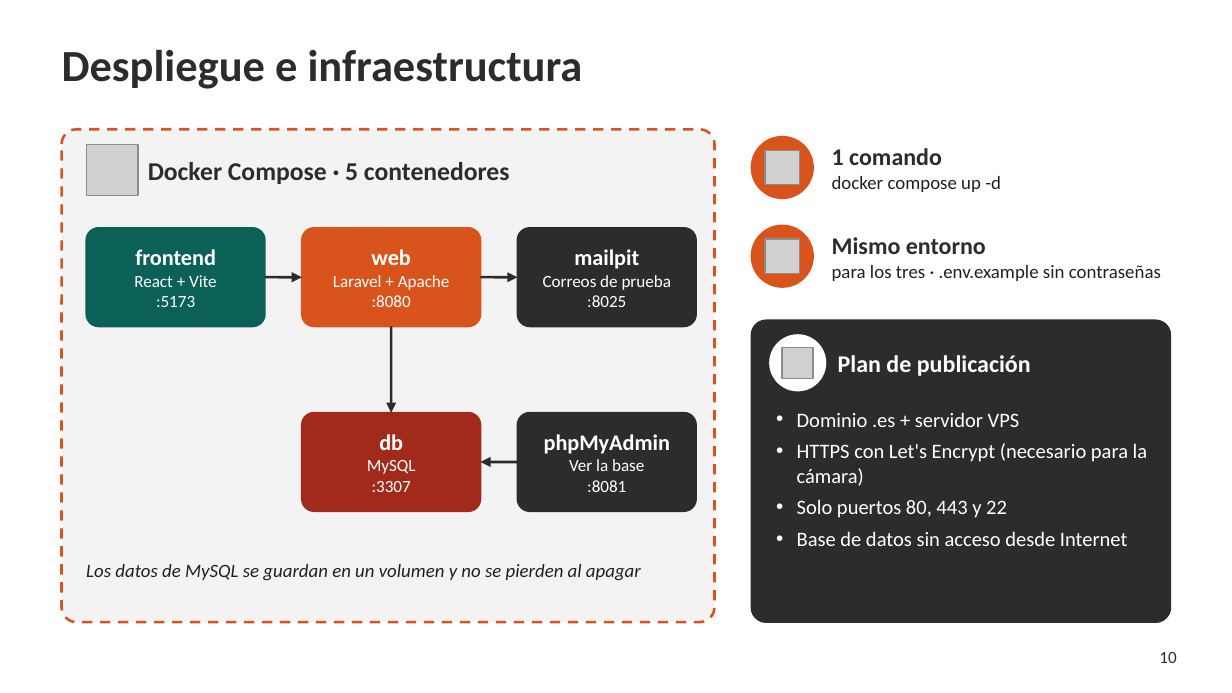
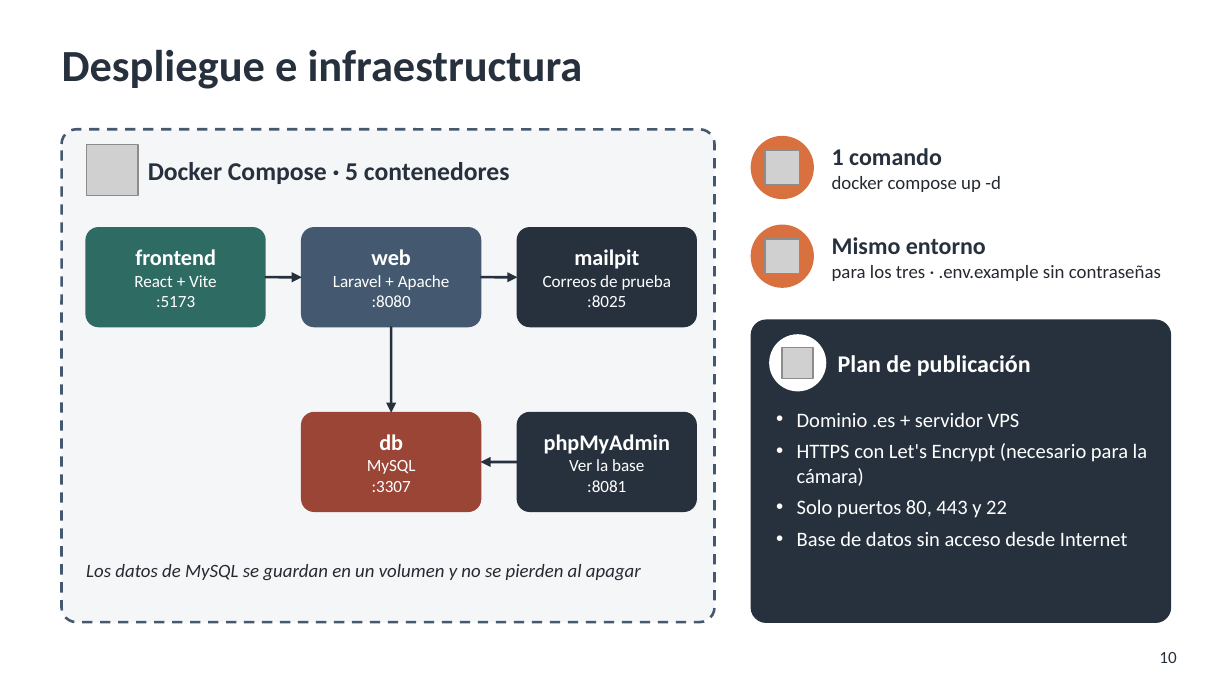
Before and after one commit to pablopedron/SABITECH, a slide deck: slide 10 of documents/Presentacion/07_2_DAW_Intermodular_1Evaluacion_SABITECH_WEB_Presentacion.pptx. Drawn at 1232x693 pixels with LibreOffice and Linux fonts; fonts in the diff are those of the drawing; grey boxes stand for pictures; background and template pictures are left out. Boxes give left, top, right and bottom in pixels: in the first picture for what was removed or moved away, otherwise in the second. Text is boxed around its words. In the diff, an @@ line names an element or a change of style, - is before the commit and + after.

```diff
--- a/documents/Presentacion/07_2_DAW_Intermodular_1Evaluacion_SABITECH_WEB_Presentacion.pptx
+++ b/documents/Presentacion/07_2_DAW_Intermodular_1Evaluacion_SABITECH_WEB_Presentacion.pptx
@@ rounded rectangle at bbox=[62, 129, 715, 622]: fill #F3F3F4 to #F4F6F8; outline #D9531C 1.5 pt dashed to #44596F 1.5 pt dashed @@
@@ ellipse at bbox=[752, 137, 813, 198]: fill #D9531C to #D9703F; outline #D9531C 1 pt to #D9703F 1 pt @@
@@ text "1 comando" at bbox=[832, 148, 1001, 192]: text colour #2B2C2E to #27313D in "1 comando"; text colour #1F2023 to #252A31 in "docker compose up -d" @@
@@ rounded rectangle at bbox=[86, 228, 265, 326]: fill #0B6157 to #2E6B63; outline #0B6157 1 pt to #2E6B63 1 pt @@
@@ rounded rectangle at bbox=[302, 228, 480, 326]: fill #D9531C to #44596F; outline #D9531C 1 pt to #44596F 1 pt @@
@@ ellipse at bbox=[752, 225, 813, 287]: fill #D9531C to #D9703F; outline #D9531C 1 pt to #D9703F 1 pt @@
@@ text "Mismo entorno" at bbox=[832, 237, 1161, 281]: text colour #2B2C2E to #27313D in "Mismo entorno"; text colour #1F2023 to #252A31 in "para los tres · .env.example sin contraseñas" @@
@@ arrow (265, 277) - (302, 277): stroke #2B2C2E 1.5 pt to #27313D 1.5 pt @@
@@ arrow (480, 277) - (517, 277): stroke #2B2C2E 1.5 pt to #27313D 1.5 pt @@
@@ arrow (391, 326) - (391, 413): stroke #2B2C2E 1.5 pt to #27313D 1.5 pt @@
@@ fill #2B2C2E to #27313D; outline #2B2C2E 1 pt to #27313D 1 pt in 3 elements at bbox=[517, 228, 696, 326], bbox=[517, 413, 696, 511], bbox=[752, 320, 1170, 622] @@
@@ rounded rectangle at bbox=[302, 413, 480, 511]: fill #A12A1A to #9A4535; outline #A12A1A 1 pt to #9A4535 1 pt @@
@@ arrow (480, 462) - (517, 462): stroke #2B2C2E 1.5 pt to #27313D 1.5 pt @@
@@ text colour #2B2C2E to #27313D in 3 elements at bbox=[62, 49, 583, 89], bbox=[148, 162, 510, 184], bbox=[1159, 652, 1176, 663] @@
```
Also in this commit, not shown: 14 other slides changed.
